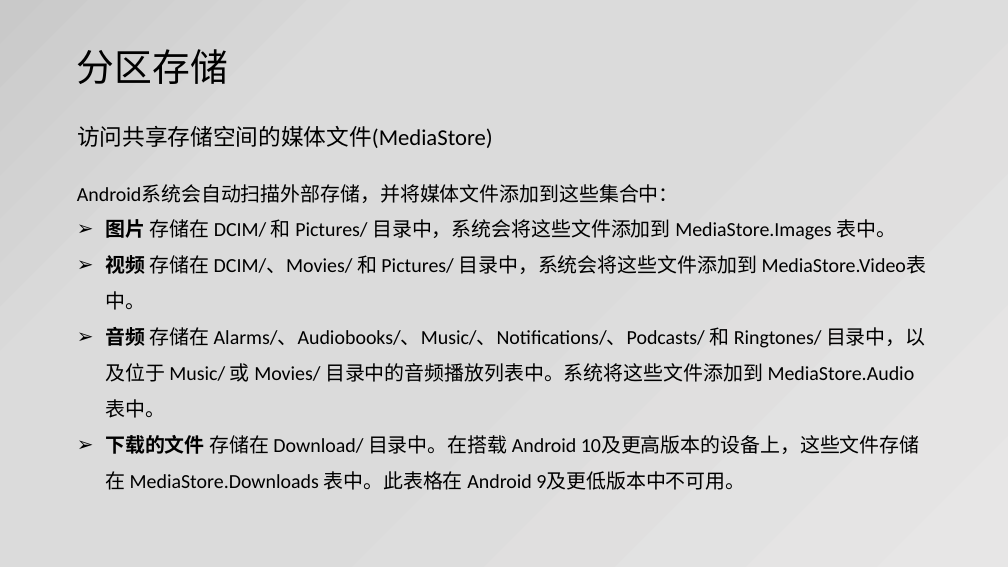
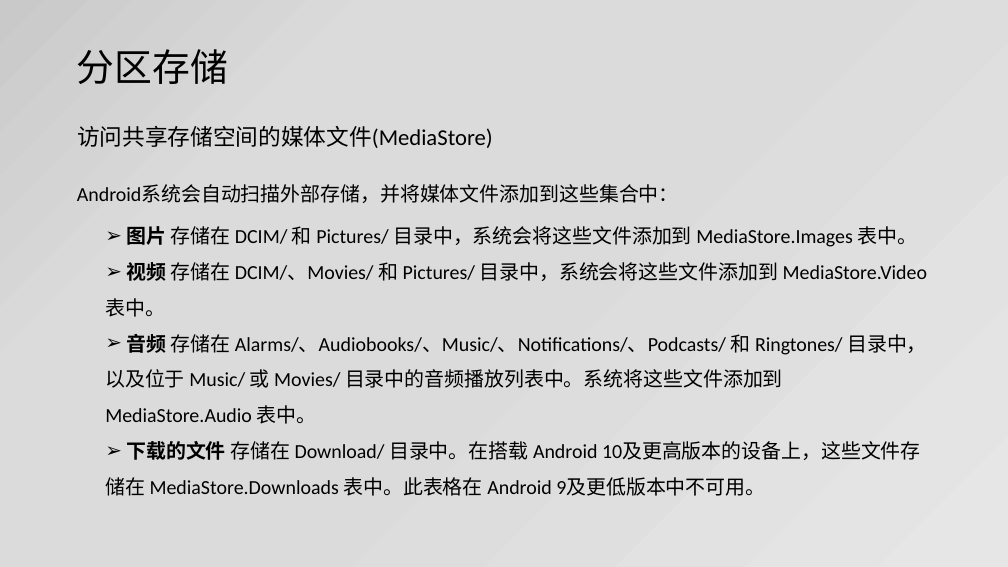
Before and after one commit to jianjunxiao/Adaptation, a slide deck: slide 8 of Android10、11适配.pptx. Drawn at 1008x567 pixels with LibreOffice and Linux fonts; fonts in the diff are those of the drawing. Boxes give left, top, right and bottom in pixels: in the first picture for what was removed or moved away, otherwise in the second. Text is boxed around its words. In the diff, an @@ line names an element or a change of style, - is before the commit and + after.

```diff
--- a/Android10、11适配.pptx
+++ b/Android10、11适配.pptx
@@ text at (x1=105, y1=226, x2=927, y2=496): indent changed; more space between paragraphs @@
```
Also in this commit, not shown: 7 other slides changed.
